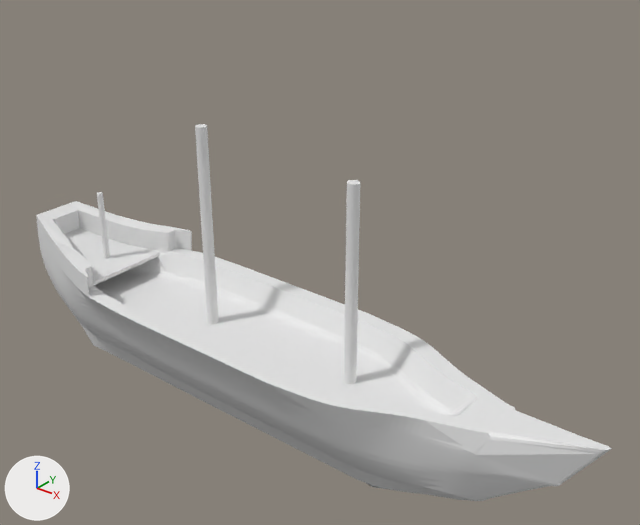
The Blender file PA11/models/Ship.blend, before and after one commit.
The view is the same before and after, from a 50 mm camera at (10.4, -10.92, 9.09) aimed at (1.35, 0.4, 2.07). Lighting does not change. The marker at lower left points along +X, +Y and +Z.

Objects in the first picture: 'Ship'.
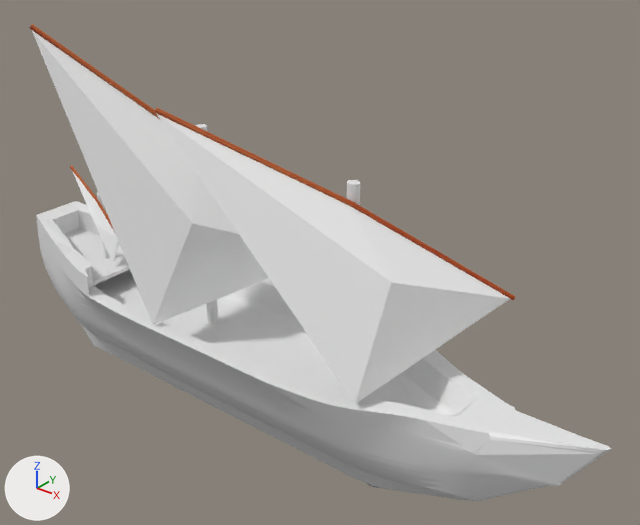
Commit message: Added sails to the ships.

What the commit changed:
Picture 'Ship_Texture.png' (img_ship_texture_png) is new.
Material 'Ship_Texture.png' (mat_ship_texture_png) is new.
Its texture is img_ship_texture_png.
Mesh me_cylinder_002 is new.
It has 96 vertices, 66 faces and spans x -1.0..5.61, y -1.0..1.0, z -1.0..1.0.
It uses material mat_ship_texture_png (picture img_ship_texture_png).
Mesh me_plane_002 is new.
It has 10 vertices, 8 faces and spans x -3.03..1.63, y -0.67..1.48, z 0.0..0.32.
It uses material mat_ship_texture_png (picture img_ship_texture_png).
Mesh me_plane is new.
It has 10 vertices, 8 faces and spans x -3.03..1.0, y -1.89..1.26, z 0.0..1.88.
It uses material mat_ship_texture_png (picture img_ship_texture_png).
Mesh me_cylinder is new.
It has 96 vertices, 66 faces and spans x -1.0..5.61, y -1.0..1.0, z -1.0..1.0.
It uses material mat_ship_texture_png (picture img_ship_texture_png).
Mesh me_plane_001 is new.
It has 10 vertices, 8 faces and spans x -3.03..1.0, y -1.26..1.26, z 0.0..2.46.
It uses material mat_ship_texture_png (picture img_ship_texture_png).
Mesh me_cylinder_001 is new.
It has 96 vertices, 66 faces and spans x -1.0..5.61, y -1.0..1.0, z -1.0..1.0.
It uses material mat_ship_texture_png (picture img_ship_texture_png).
Object 'Cloth3' (ob_cloth3) is new; it shows me_plane_002.
Its parent is ob_sail3.
Its matrix parent inverse is Matrix(((0.0, 0.0, -32.68, 71.73), (0.0, 32.68, 0.0, 2.491), (1.014, 0.0, 0.0, 4.575), (0.0, 0.0, 0.0, 1.0))).
Its location is (-4.05, -0.0689, 1.751).
Its rotation in degrees is (90, 1.5, 0).
Its scale is (0.466, 0.276, 0.581).
Object 'Sail3' (ob_sail3) is new; it shows me_cylinder_002.
Its parent is ob_ship.
Its matrix parent inverse is Matrix(((0.509, 0.0, 0.0, 0.139), (0.0, 0.859, 0.0, 0.0), (0.0, 0.0, 1.363, -0.705), (0.0, 0.0, 0.0, 1.0))).
Its location is (-4.384, -0.0684, 1.986).
Its rotation in degrees is (0, 130, 0).
Its scale is (0.0306, 0.0306, 0.986).
Object 'Cloth2' (ob_cloth2) is new; it shows me_plane.
Its parent is ob_sail2.
Its matrix parent inverse is Matrix(((0.0, 0.0, -22.96, 78.76), (0.0, 22.96, 0.0, 3.449), (0.291, 0.0, 0.0, 0.31), (0.0, 0.0, 0.0, 1.0))).
Its location is (0.645, -0.167, 2.134).
Its rotation in degrees is (90, 0, 0).
Its scale is (1.68, 1.0, 0.581).
Object 'Sail2' (ob_sail2) is new; it shows me_cylinder.
Its parent is ob_ship.
Its matrix parent inverse is Matrix(((0.509, 0.0, 0.0, 0.139), (0.0, 0.859, 0.0, 0.0), (0.0, 0.0, 1.363, -0.705), (0.0, 0.0, 0.0, 1.0))).
Its location is (-1.068, -0.15, 3.974).
Its rotation in degrees is (0, 130, 45).
Its scale is (0.0436, 0.0436, 3.44).
Object 'Cloth1' (ob_cloth1) is new; it shows me_plane_001.
Its parent is ob_sail1.
Its matrix parent inverse is Matrix(((0.0, 0.0, -22.96, 84.08), (0.0, 22.96, 0.0, 3.449), (0.291, 0.0, 0.0, -0.712), (0.0, 0.0, 0.0, 1.0))).
Its location is (4.143, -0.167, 2.372).
Its rotation in degrees is (90, 0, 0).
Its scale is (1.68, 1.0, 0.581).
Object 'Sail1' (ob_sail1) is new; it shows me_cylinder_001.
Its parent is ob_ship.
Its matrix parent inverse is Matrix(((0.509, 0.0, 0.0, 0.139), (0.0, 0.859, 0.0, 0.0), (0.0, 0.0, 1.363, -0.705), (0.0, 0.0, 0.0, 1.0))).
Its location is (2.451, -0.15, 3.662).
Its rotation in degrees is (0, 120, 45).
Its scale is (0.0436, 0.0436, 3.44).

Boxes (x1, y1, x2, y2) around the edits, measured in the pictures (640 x 525 px):
'Cloth1', added: after (156, 113, 510, 404)
'Cloth2', added: after (32, 30, 269, 325)
'Sail1', added (brown): after (154, 107, 515, 300)
'Cloth3', added: after (73, 172, 119, 263)
'Sail2', added (brown): after (30, 24, 160, 119)
'Sail3', added: after (70, 165, 114, 230)
